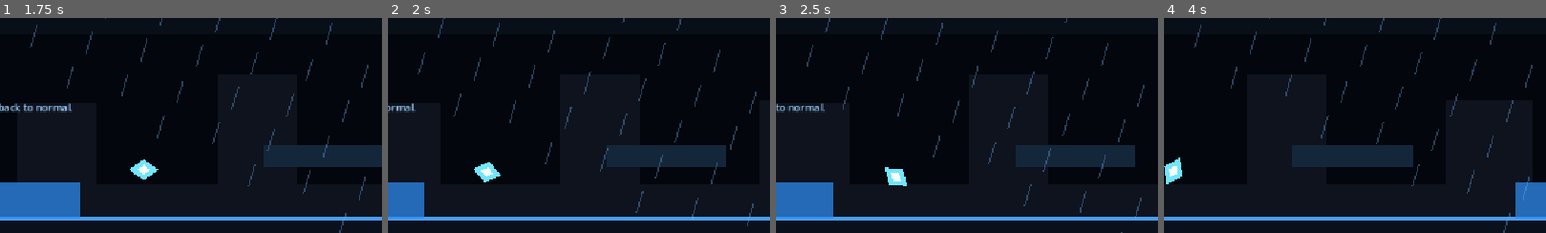
Above: before the commit, frames 1-4 (left to right).
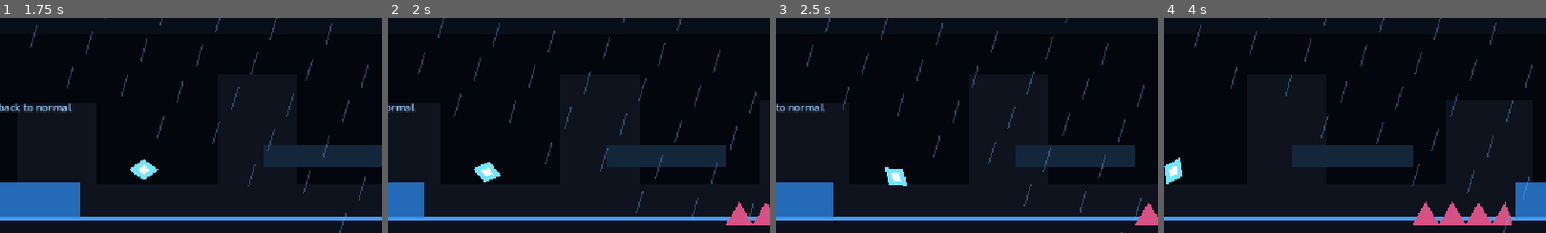
Above: after the commit, the same moments.

Repository: Yass29/shadow-run
Game: Godot game, scene res://level3.tscn
Same seed, same stepped clock (60 frames per second), same inputs: the game is played once before the commit and once after it. This scene is started directly instead of the project's main scene.
Inputs:
- Up to frame 1 (1.75 s): tap Enter (ui_accept) at 0.5, 1.52, 1.55 s; hold Enter (ui_accept) 0.53-1.28 s; hold Right (ui_right) from 0.53 s (still down); tap R at 1.35 s
- Up to frame 2 (2 s): keep holding Right (ui_right); tap Enter (ui_accept) at 1.82 s
- Up to frame 3 (2.5 s): release Right (ui_right) at 2.03 s; hold Left (ui_left) from 2.03 s (still down); hold Shift from 2.03 s (still down); tap Enter (ui_accept) at 2.3 s
- Up to frame 4 (4 s): release Left (ui_left) at 2.78 s; release Shift at 2.78 s; hold Right (ui_right) from 2.78 s (still down); tap E at 2.85 s; tap Enter (ui_accept) at 3.02, 3.05, 3.32 s; hold Enter (ui_accept) from 3.53 s (still down)
The pictures show only the part of the screen within x 50-100%, y 33-83%; the shares and areas given below are measured in that part.

Frame 1 is identical in both runs. In frame 2, 0.7% of the frame differs, in the area x 88-100%, y 85-97%; in frame 3, 0.4%; in frame 4, 1.5%, in the area x 65-91%, y 85-97%.

Commit message:
Add storm puzzle gate and jump hazard to Level 3

Diff:
--- a/level3.tscn
+++ b/level3.tscn
@@ -8,6 +8,8 @@
 [ext_resource type="Script" path="res://storm_field.gd" id="6_storm"]
 [ext_resource type="Script" path="res://level3_exit.gd" id="7_exit"]
 [ext_resource type="Script" path="res://lightning_flash.gd" id="8_lightning"]
+[ext_resource type="Script" path="res://spike_hazard.gd" id="9_spike"]
+[ext_resource type="Script" path="res://shadow_switch.gd" id="10_switch"]
 
 [sub_resource type="RectangleShape2D" id="PlayerShape"]
 size = Vector2(40, 68)
@@ -23,6 +25,15 @@
 
 [sub_resource type="CircleShape2D" id="FragmentShape"]
 radius = 16.0
+
+[sub_resource type="RectangleShape2D" id="SpikeShape"]
+size = Vector2(150, 34)
+
+[sub_resource type="RectangleShape2D" id="SwitchShape"]
+size = Vector2(90, 70)
+
+[sub_resource type="RectangleShape2D" id="PuzzleGateShape"]
+size = Vector2(56, 145)
 
 [node name="Level3" type="Node2D"]
 script = ExtResource("4_level")
@@ -187,6 +198,50 @@
 polygon = PackedVector2Array(0, -10, 7, 0, 0, 10, -7, 0)
 color = Color(0.95, 1, 1, 1)
 
+[node name="SpikeTrap" type="Area2D" parent="."]
+position = Vector2(1325, 505)
+script = ExtResource("9_spike")
+
+[node name="CollisionShape2D" type="CollisionShape2D" parent="SpikeTrap"]
+shape = SubResource("SpikeShape")
+
+[node name="Visual" type="Polygon2D" parent="SpikeTrap"]
+polygon = PackedVector2Array(-75, 17, -55, -17, -35, 17, -15, -17, 5, 17, 25, -17, 45, 17, 65, -17, 75, 17)
+color = Color(0.84, 0.32, 0.52, 1)
+
+[node name="StormGate" type="StaticBody2D" parent="."]
+position = Vector2(2260, 438)
+
+[node name="CollisionShape2D" type="CollisionShape2D" parent="StormGate"]
+shape = SubResource("PuzzleGateShape")
+
+[node name="Visual" type="Polygon2D" parent="StormGate"]
+polygon = PackedVector2Array(-28, -72, 28, -72, 28, 72, -28, 72)
+color = Color(0.18, 0.36, 0.62, 0.94)
+
+[node name="ShadowSwitch" type="Area2D" parent="."]
+position = Vector2(2035, 485)
+script = ExtResource("10_switch")
+target_path = NodePath("../StormGate")
+hold_time = 1.0
+
+[node name="CollisionShape2D" type="CollisionShape2D" parent="ShadowSwitch"]
+shape = SubResource("SwitchShape")
+
+[node name="Base" type="Polygon2D" parent="ShadowSwitch"]
+polygon = PackedVector2Array(-45, -12, 45, -12, 45, 12, -45, 12)
+color = Color(0.07, 0.13, 0.22, 1)
+
+[node name="Rune" type="Polygon2D" parent="ShadowSwitch"]
+polygon = PackedVector2Array(0, -20, 20, 0, 0, 20, -20, 0)
+color = Color(0.55, 0.76, 1, 1)
+
+[node name="SwitchHint" type="Label" parent="."]
+position = Vector2(1940, 405)
+theme_override_colors/font_color = Color(0.62, 0.82, 1, 1)
+theme_override_font_sizes/font_size = 13
+text = "Charge the storm rune in SHADOW form."
+
 [node name="Finish" type="Area2D" parent="."]
 position = Vector2(3020, 455)
 script = ExtResource("7_exit")
Not shown: 1 places in level3.tscn that only renumber resources
